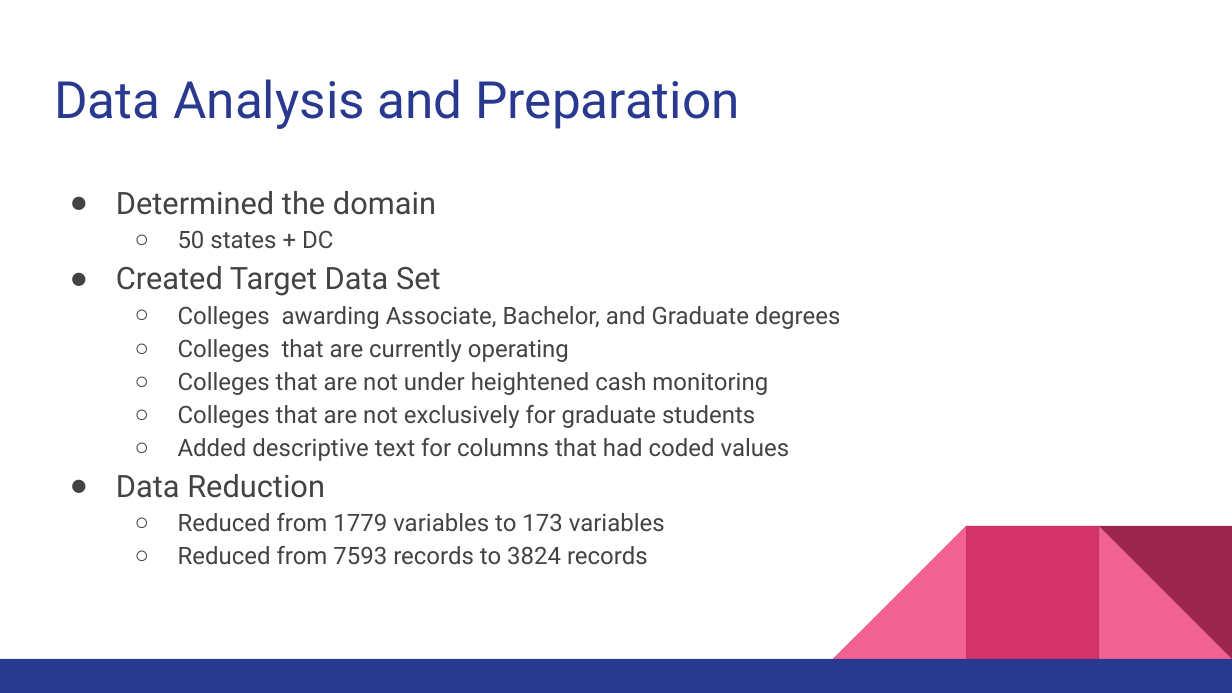
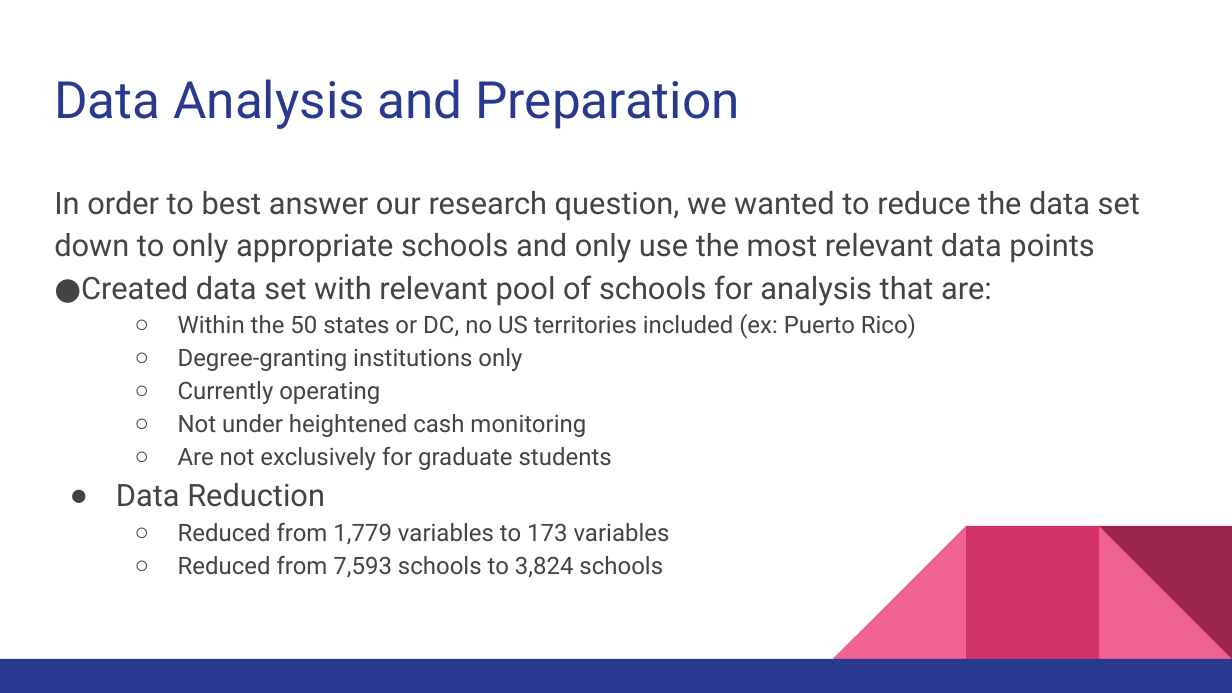
Before and after one commit to brooksrelyt/infm600, a slide deck: slide 5 of College Scorecard Analysis Project/College Selection Model Presentation.pptx (slide 4 before the commit). Drawn at 1232x693 pixels with LibreOffice and Linux fonts; fonts in the diff are those of the drawing. Boxes give left, top, right and bottom in pixels: in the first picture for what was removed or moved away, otherwise in the second. Text is boxed around its words. In the diff, an @@ line names an element or a change of style, - is before the commit and + after.

```diff
--- a/College Scorecard Analysis Project/College Selection Model Presentation.pptx
+++ b/College Scorecard Analysis Project/College Selection Model Presentation.pptx
@@ text at [54,191,1140,470]: text changed; size 14 to 18 pt @@
-● Determined the domain
-  ○ 50 states + DC
-● Created Target Data Set
-  ○ Colleges awarding Associate, Bachelor, and Graduate degrees
-  ○ Colleges that are currently operating
-  ○ Colleges that are not under heightened cash monitoring
-  ○ Colleges that are not exclusively for graduate students
-  ○ Added descriptive text for columns that had coded values
+In order to best answer our research question, we wanted to reduce the data set down to only appropriate schools and only use the most relevant data points
+●Created data set with relevant pool of schools for analysis that are:
+  ○ Within the 50 states or DC, no US territories included (ex: Puerto Rico)
+  ○ Degree-granting institutions only
+  ○ Currently operating
+  ○ Not under heightened cash monitoring
+  ○ Are not exclusively for graduate students
@@ text at [178,523,670,577]: text changed @@
-  ○ Reduced from 1779 variables to 173 variables
-  ○ Reduced from 7593 records to 3824 records
+  ○ Reduced from 1,779 variables to 173 variables
+  ○ Reduced from 7,593 schools to 3,824 schools
```
Also in this commit, not shown: 11 other slides changed, 5 slides added, 4 slides removed.
